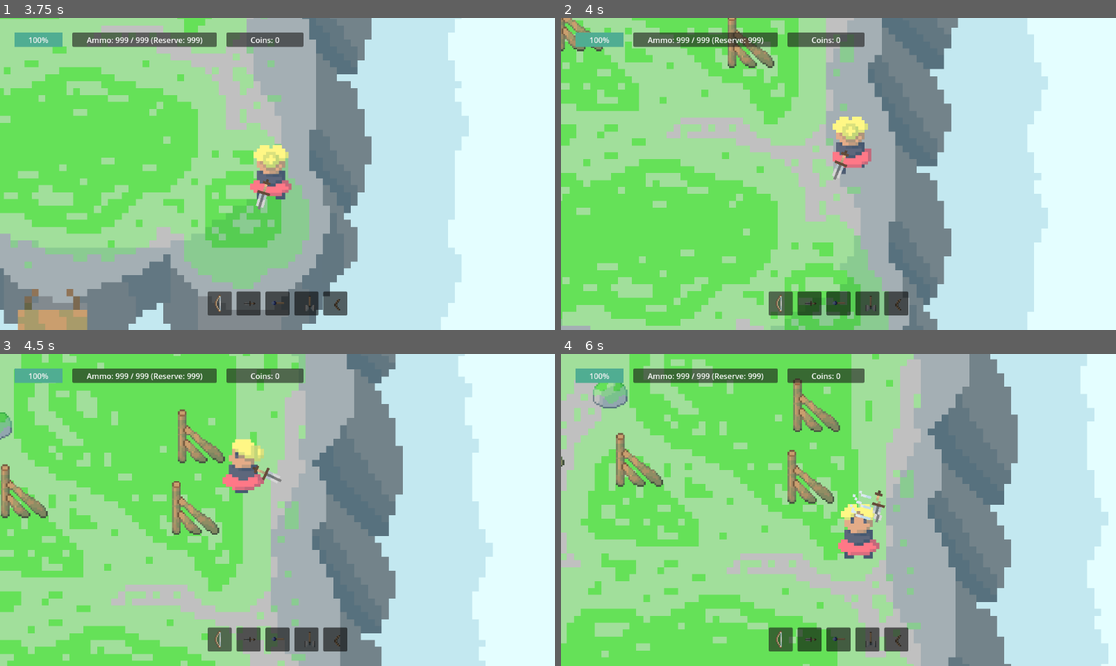
Above: before the commit, frames 1-4 (two rows, left to right).
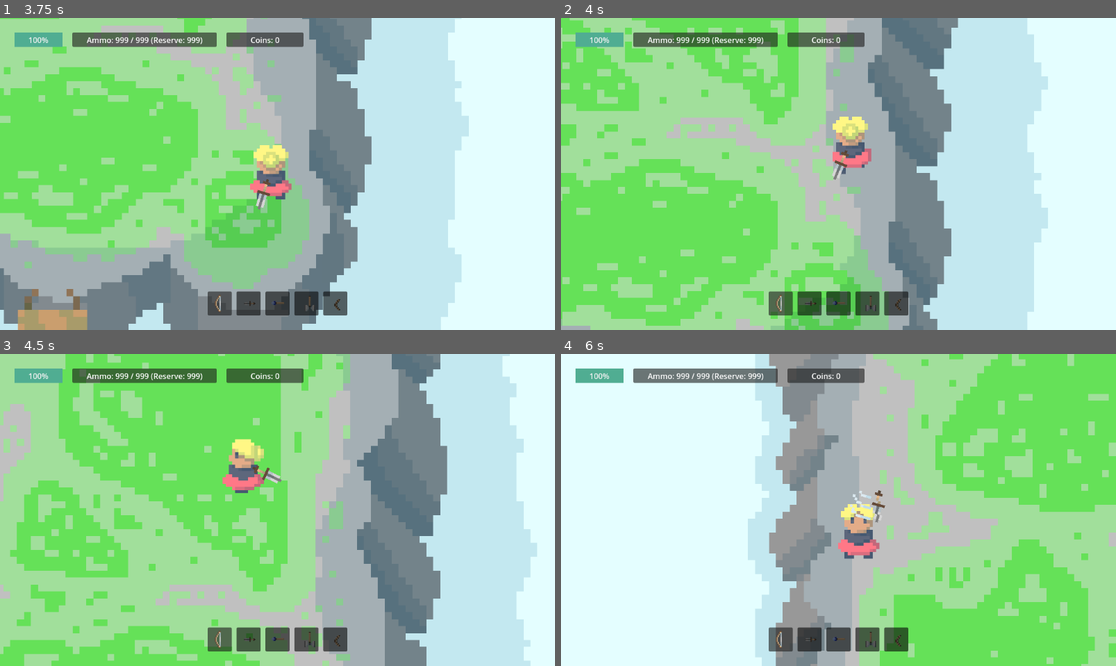
Above: after the commit, the same moments.

Repository: Kryzi/Eksamens-projekt
Game: Godot game, scene res://scenes/main_menu/main_menu.tscn
Two runs of this game, one before a commit and one after it. Both use one fixed random seed, a clock stepped at 60 frames per second and the inputs below.
Inputs (mouse positions are in pixels of both pictures, inside the frame that each line leads up to):
- Up to frame 1 (3.75 s): click "START" at 0.5 s; move the mouse to (399, 158) at 1.27 s; hold D (Right) 1.28-2.03 s; tap 0 (0) at 1.35 s; move the mouse to (166, 189) at 2.02 s; hold S (Down) 2.03-2.78 s; tap Shift (Dash) at 2.1 s; move the mouse to (333, 105) at 2.77 s; press the mouse at (333, 105) at 2.78 s; hold D (Right) 2.78-3.53 s; move the mouse to (249, 236) at 3.52 s; release the mouse at (249, 236) at 3.53 s; hold W (Up) from 3.53 s (still down); tap X (x) at 3.6 s
- Up to frame 2 (4 s): keep holding W (Up)
- Up to frame 3 (4.5 s): move the mouse to (444, 556) at 4.27 s; release W (Up) at 4.28 s; hold A (Left) from 4.28 s (still down); tap 0 (0) at 4.35 s
- Up to frame 4 (6 s): move the mouse to (672, 463) at 5.02 s; tap Shift (Dash) at 5.1 s; move the mouse to (866, 510) at 5.77 s; release A (Left) at 5.78 s; press the mouse at (866, 510) at 5.78 s; hold S (Down) from 5.78 s (still down)

Frame 1 is identical in both runs. In frame 2, 0.9% of the frame differs, in the area x 0-39%, y 0-17%; in frame 3, 54%; in frame 4, 95%, in the area x 0-100%, y 0-100%.

Commit message:
obstacles fjernet

Diff:
--- a/scripts/map_controller/map_controller.gd
+++ b/scripts/map_controller/map_controller.gd
@@ -85,7 +85,7 @@
 			stageReward = rewardValue
 			#print("used2")
 		if (teleporter_name == "Teleporter_shop"):
-			print(rewardValue)
+			#print(rewardValue)
 			stageReward = rewardValue
 			#print("used3")
 
--- a/scripts/map_controller/spawner.gd
+++ b/scripts/map_controller/spawner.gd
@@ -16,6 +16,9 @@
 @onready var layout2 = background.get_node("Layout2")
 @onready var layout2_bridge = background.get_node("Layout2Bridge")
 
+@onready var layout1_bridge_shop = background.get_node("Layout1BridgeShop")
+@onready var layoutBoss = background.get_node("LayoutBoss")
+
 @onready var boundary = layout1.get_node("EnemyArea1/SpawnPolygon1")
 @onready var obstacle_collision_shape = layout1.get_node("ObstacleArea/CollisionShape2D")
 
@@ -31,7 +34,9 @@
 
 func _ready() -> void:
 	create_spawn_area(boundary)
-	create_obstacle_area(obstacle_collision_shape)
+	'print(layout1_bridge_shop.visible )
+	if (layoutBoss.visible == false and layout1_bridge_shop.visible == false):
+		create_obstacle_area(obstacle_collision_shape)'
 
 #func update_navigation_obstacles():
 	#var navigation_region = $NavigationRegion2D
